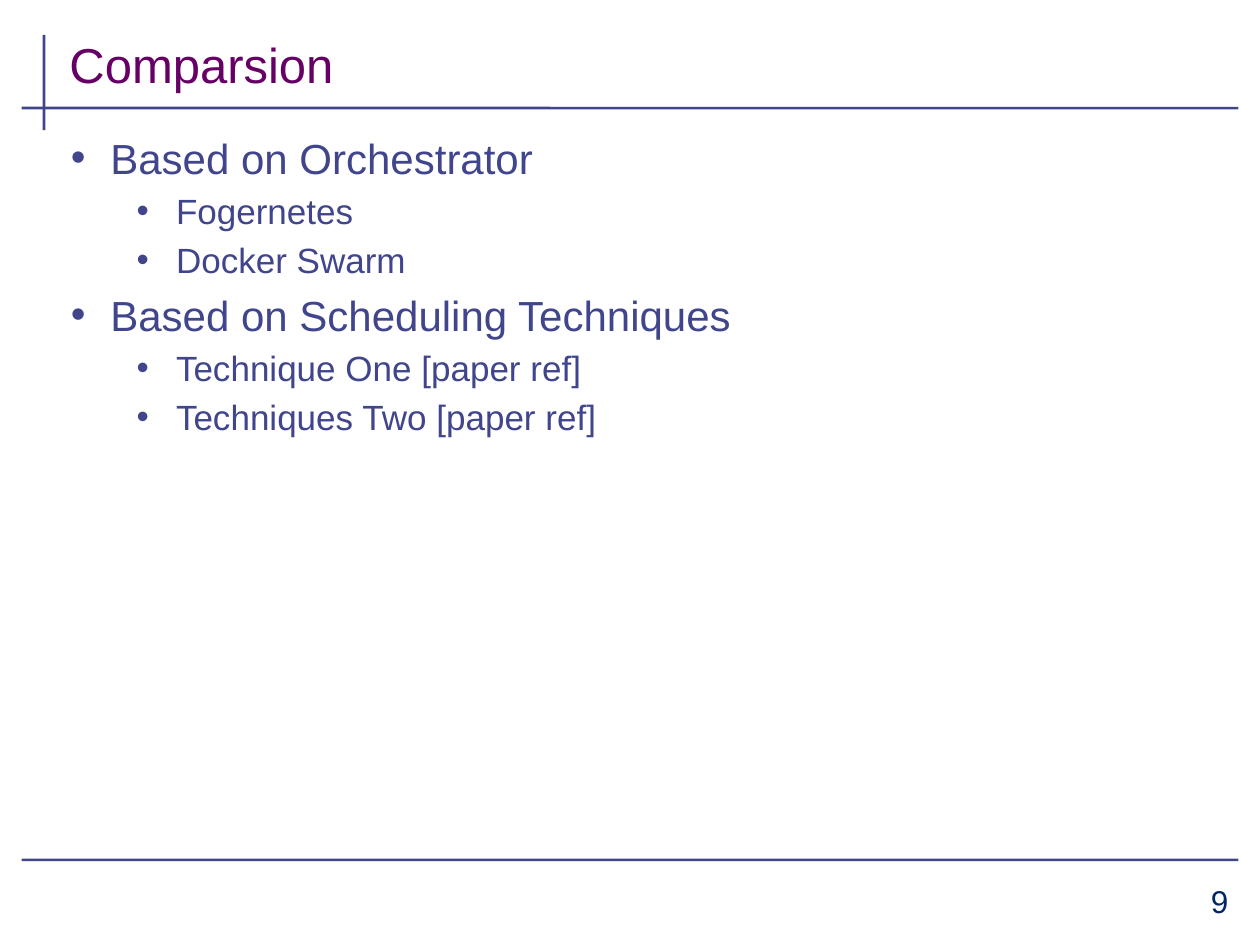
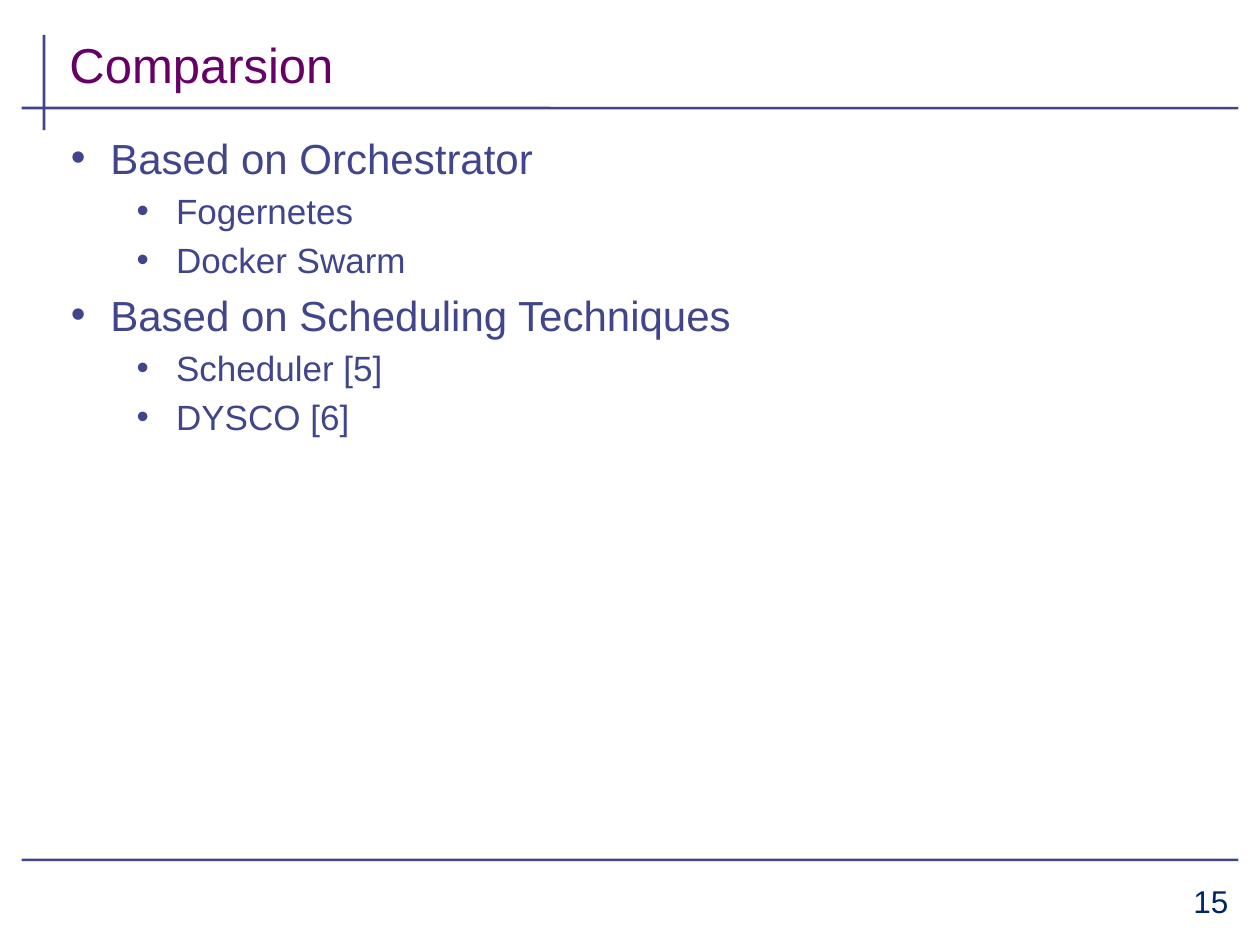
Before and after one commit to aahad91/Seminar-MLCN, a slide deck: slide 15 of Final_submission/presentation_draft.pptx (slide 9 before the commit). Drawn at 1260x945 pixels with LibreOffice and Linux fonts; fonts in the diff are those of the drawing; background and template pictures are left out. Boxes give left, top, right and bottom in pixels: in the first picture for what was removed or moved away, otherwise in the second. Text is boxed around its words. In the diff, an @@ line names an element or a change of style, - is before the commit and + after.

```diff
--- a/Final_submission/presentation_draft.pptx
+++ b/Final_submission/presentation_draft.pptx
@@ text at (x1=176, y1=355, x2=382, y2=437): text changed @@
-  • Technique One [paper ref]
-  • Techniques Two [paper ref]
+  • Scheduler [5]
+  • DYSCO [6]
@@ page number at (x1=1193, y1=891, x2=1228, y2=914): text changed @@
-9
+15
```
Also in this commit, not shown: 7 other slides changed, 7 slides added, 1 slide removed.
